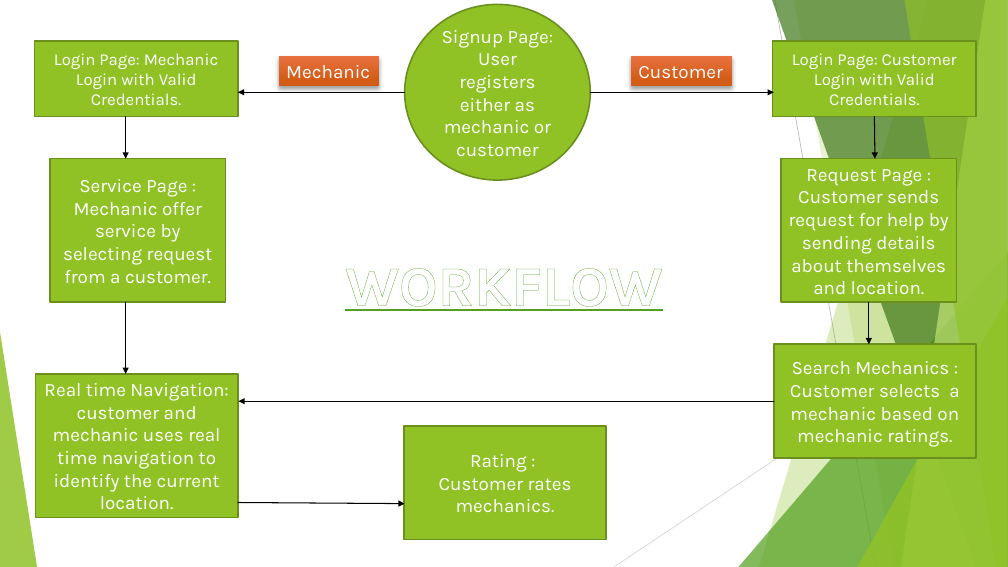
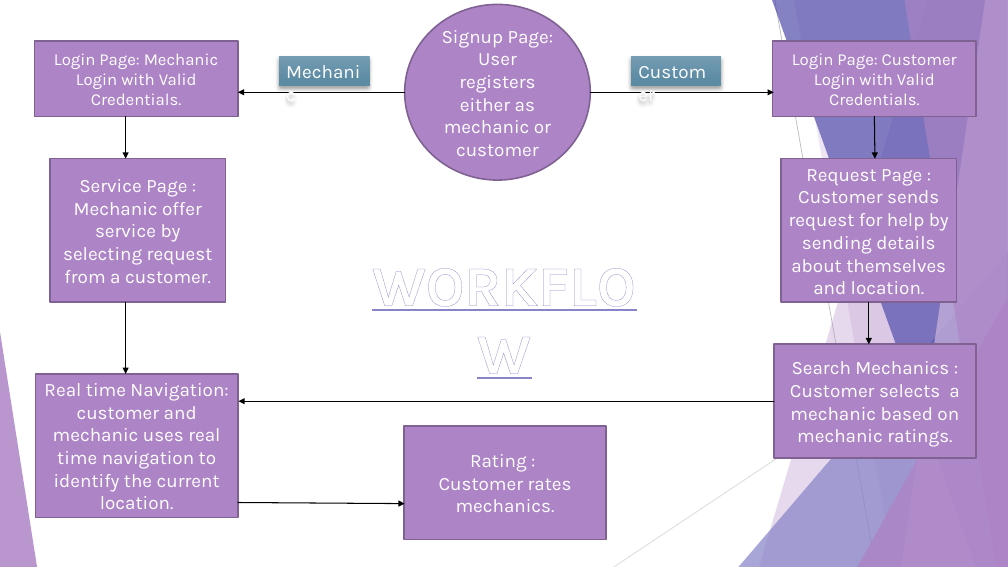
Before and after one commit to sameer-59/on-road, a slide deck: slide 5 of On Road PPT.pptx (slide 4 before the commit). Drawn at 1008x567 pixels with LibreOffice and Linux fonts; fonts in the diff are those of the drawing. Boxes give left, top, right and bottom in pixels: in the first picture for what was removed or moved away, otherwise in the second. Text is boxed around its words. In the diff, an @@ line names an element or a change of style, - is before the commit and + after.

```diff
--- a/On Road PPT.pptx
+++ b/On Road PPT.pptx
@@ freeform shape at [759,0,1008,567]: fill #90C226 at 30% opacity to #AD84C6 at 30% opacity @@
@@ freeform shape at [772,0,1008,567]: fill #3F7819 at 70% opacity to #524EAB at 70% opacity @@
@@ freeform shape at [794,0,1008,567]: fill #90C226 at 20% opacity to #AD84C6 at 20% opacity @@
@@ freeform shape at [901,0,1008,567]: fill #C0E474 at 70% opacity to #CEB5DD at 70% opacity @@
@@ freeform shape at [904,0,1008,567]: fill #90C226 at 65% opacity to #AD84C6 at 65% opacity @@
@@ rectangle "Mechanic": place and size @@
-rectangle "Mechanic" at [279,56,380,86]
+rectangle "Mechanic" at [279,56,370,86]
@@ rectangle "Mechanic" at [279,56,370,86]: fill gradient #E87242 to #D35D16 to gradient #749DB3 to #5C8CA5 @@
@@ rectangle "Customer" at [631,56,722,86]: fill gradient #E87242 to #D35D16 to gradient #749DB3 to #5C8CA5 @@
@@ rectangle "Customer": place and size @@
-rectangle "Customer" at [631,56,733,86]
+rectangle "Customer" at [631,56,722,86]
@@ text "WORKFLOW": place and size @@
-text "WORKFLOW" at [345,268,662,311]
+text "WORKFLOW" at [350,246,659,322]
@@ text "WORKFLOW" at [350,246,659,322]: letter outline #54A021 0.52 pt to #8784C7 0.52 pt @@
@@ triangle at [739,252,1008,567]: fill #54A021 at 72% opacity to #8784C7 at 72% opacity @@
@@ triangle at [858,297,1008,567]: fill #90C226 at 80% opacity to #AD84C6 at 80% opacity @@
@@ triangle at [0,332,37,567]: fill #90C226 at 85% opacity to #AD84C6 at 85% opacity @@
@@ fill #90C226 to #AD84C6; outline #6B901C 1.5 pt to #806292 1.5 pt in 8 elements at [405,5,591,180], [35,41,238,116], [773,41,976,116], [50,159,225,302], [781,159,957,302], [36,374,238,518], [774,344,977,457], [404,426,606,539] @@
```
Also in this commit, not shown: 3 other slides changed, 7 slides added.
